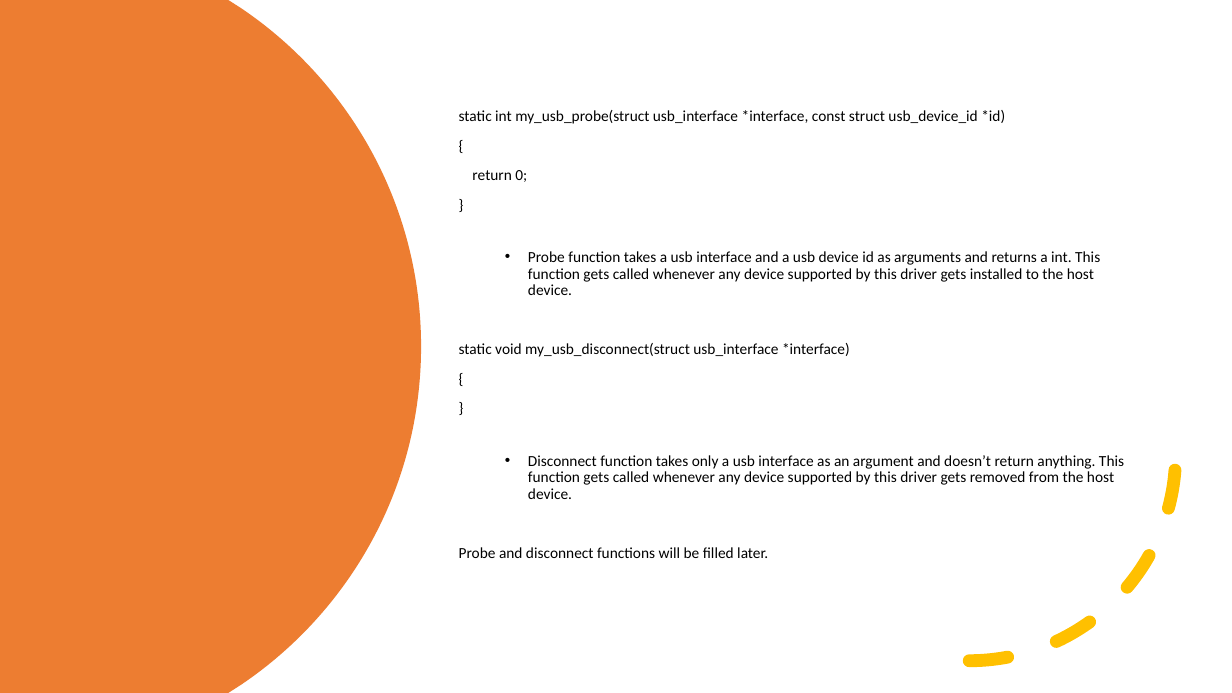
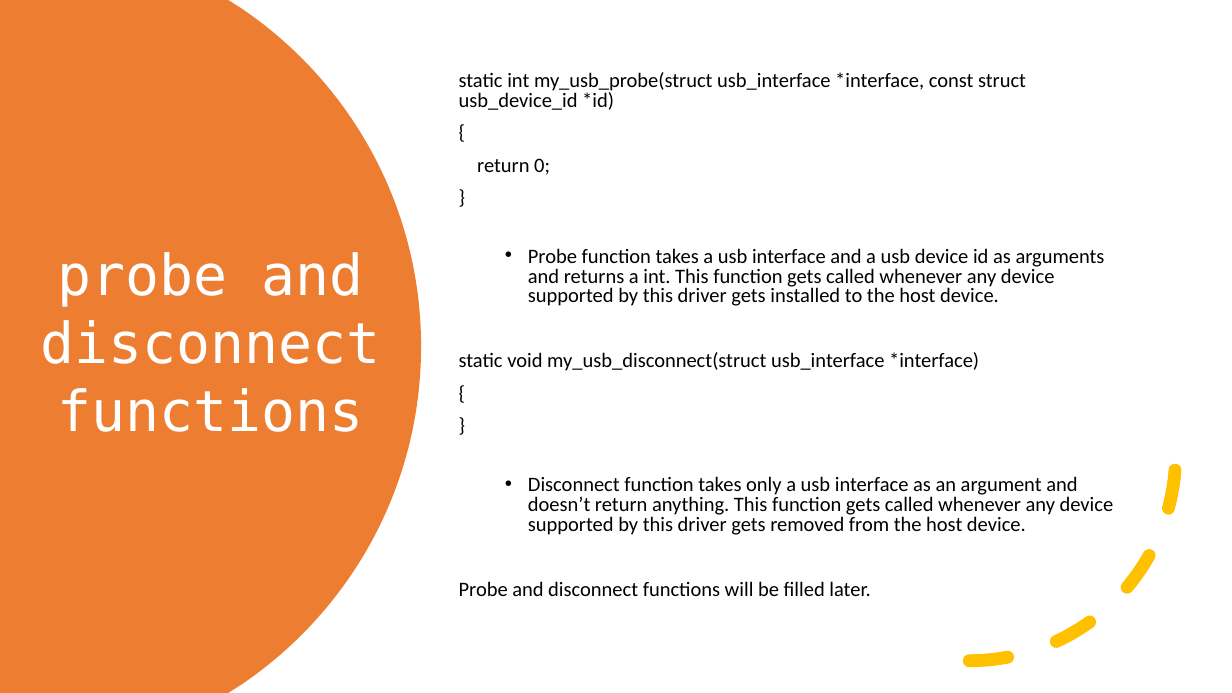
Before and after one commit to hasancpp/CS350-Operating-Systems-Project, a slide deck: slide 11 of progress_report.pptx. Drawn at 1232x693 pixels with LibreOffice and Linux fonts; fonts in the diff are those of the drawing. Boxes give left, top, right and bottom in pixels: in the first picture for what was removed or moved away, otherwise in the second. Text is boxed around its words. In the diff, an @@ line names an element or a change of style, - is before the commit and + after.

```diff
--- a/progress_report.pptx
+++ b/progress_report.pptx
@@ text "static int my_usb_probe(struct usb_interface *interface, ..." at [459, 72, 1114, 596]: size 12 to 16 pt; line spacing 0.9 to 0.8 @@
@@ text added at [40, 252, 380, 432], 44 pt, text #FFFFFF @@
+probe and disconnect functions
```
Also in this commit, not shown: 4 other slides changed.
